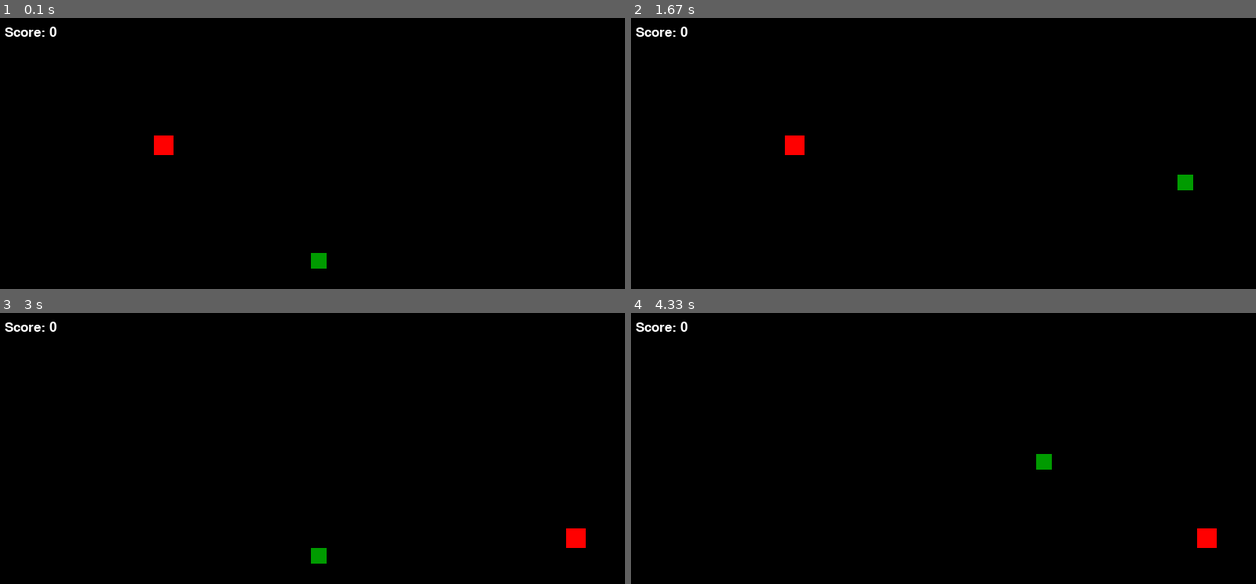
Above: before the commit, frames 1-4 (two rows, left to right).
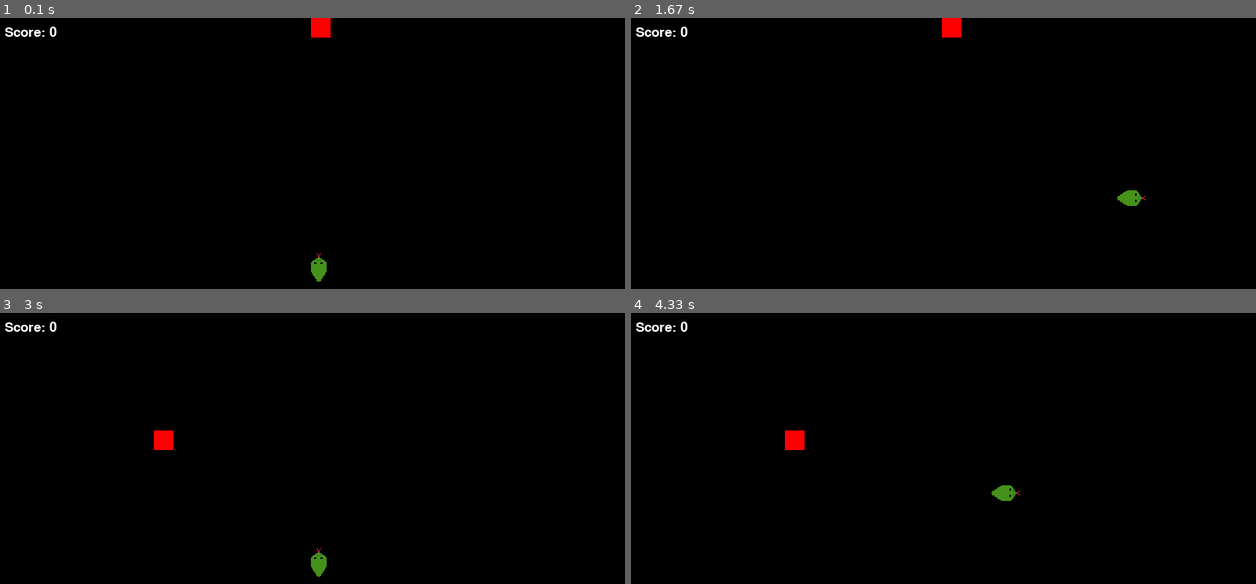
Above: after the commit, the same moments.

Repository: dinghino/pygame-snake
Game: pygame game, started from main.py
Two runs of this game, one before a commit and one after it. Both use one fixed random seed, a clock stepped at 60 frames per second and the inputs below. The source is Python 2; it was converted automatically to run under Python 3.
Inputs:
- Up to frame 1 (0.1 s): no input
- Up to frame 2 (1.67 s): hold D 0.33-0.8 s; hold W 0.83-1.13 s; hold D 1.17-1.63 s
- Up to frame 3 (3 s): hold A 1.67-2.2 s; hold S 2.23-2.53 s; hold C 2.57-2.97 s; tap  at 2.63, 2.93 s
- Up to frame 4 (4.33 s): hold A 3-3.4 s; tap  at 3.15 s; hold W 3.43-3.8 s; hold D from 3.83 s (still down)

The runs differ from the first frame. In frame 1, 0.7% of the frame differs, in the area x 24-53%, y 0-98%; in frame 2, 0.8%, in the area x 24-90%, y 0-70%; in frame 3, 0.7%; in frame 4, 0.8%.

Commit message:
sprites and refactoring
add sprites for head and tail of the snake
remove `self.speed` from Snake and use self.size instead, since the value is the same
start using `self.direction` <string> instead of checking for numeric values
rename `move` in `changeDirection` in `Snake` as it describe better what happens
add functions to handle sprite drawing and rotation based on length and position of the snake blocks
add self.initialized to Game to allow proper re-initialization when the game restarts

some other minor fixes

Diff:
--- a/main.py
+++ b/main.py
@@ -19,15 +19,18 @@
 DEF_SNAKE_SIZE = 20
 DEF_APPLE_SIZE = 25
 
+# images
+img_head = pygame.image.load('./assets/snake_head.png')
+img_tail = pygame.image.load('./assets/snake_tail.png')
+
 
 class Snake():
     def __init__(self, game, startCoords, size):
         # size in px of each block (each block will be a square)
+        # will be used to simulate the speed movement too
         self.size = size
         self.growRate = 1
         self.color = GREEN
-        # movement speed in px
-        self.speed = size
         # initial position
         self.startCoords = startCoords
         self.game = game
@@ -43,27 +46,98 @@
         # movement on the axis. will be handled externally
         self.lead_x_change = 0
         self.lead_y_change = 0
+        # direction of movement of the head
+        self.direction = None
         # True if the snake hit itself
         self.autoCollided = False
+        # images for the snake
+        self.head_sprite = img_head
+        self.tail_sprite = img_tail
         # stop the snake
-        self.move('stop')
+        self.changeDirection('stop')
+
+        # the next two calls are used to create placeholder blocks that will
+        # be placed respectively under the tail and the head of the snake
+
+        # head block
+        self.createBlock(self.leadCoords)
 
     def createBlock(self, coordinates):
         ''' Create a block of the snake with in the given coordinates
         and append it to the blocks list ready to be rendered. '''
         block = pygame.Rect(coordinates, (self.size, self.size))
-
         self.blocks.append(block)
 
         return block
+
+    def drawHead(self):
+        if self.direction == 'left':
+            self.head_sprite = self.rotateSprite(img_head, 90)
+        elif self.direction == 'right':
+            self.head_sprite = self.rotateSprite(img_head, 270)
+        elif self.direction == 'up':
+            self.head_sprite = img_head
+        elif self.direction == 'down':
+            self.head_sprite = self.rotateSprite(img_head, 180)
+
+        block = self.blocks[-1]
+        self.game.blit(self.head_sprite, block.topleft)
+
+    def drawTail(self):
+        block = self.blocks[0]
+        # determine the anchor point of the tail sprite relative to the last
+        # block of the snake body so that it's outside of the body blocks but
+        # follows them correctly (apart from rotation)
+        anchor = block.topleft
+
+        if len(self.blocks) == 1:
+            # evaluate rotation around
+            # the only block available at the beginning and rotate accordingly
+            if self.direction == 'up' or self.direction == 'stop':
+                anchor = block.bottomleft
+            elif self.direction == 'down':
+                self.tail_sprite = self.rotateSprite(img_tail, 180)
+                anchor = [block.x, block.y - self.size]
+            elif self.direction == 'left':
+                self.tail_sprite = self.rotateSprite(img_tail, 90)
+                anchor = block.topright
+            elif self.direction == 'right':
+                self.tail_sprite = self.rotateSprite(img_tail, 270)
+                anchor = [block.x - self.size, block.y]
+        else:
+            # if there are more than one block use the last two block to decide
+            # the rotation of the tail sprite. location will be defaulted inside
+            # the tail block, so collision will work
+            prev_block = self.blocks[1]
+
+            if prev_block.y > block.y:    # snake going down
+                self.tail_sprite = self.rotateSprite(img_tail, 180)
+            elif prev_block.y < block.y:  # snake going up
+                self.tail_sprite = img_tail
+            elif prev_block.x > block.x:  # going right
+                self.tail_sprite = self.rotateSprite(img_tail, 270)
+            elif prev_block.x < block.x:  # going left
+                self.tail_sprite = self.rotateSprite(img_tail, 90)
+
+        self.game.blit(self.tail_sprite, anchor)
 
     def draw(self):
         '''Before drawing remove the last block if needed'''
         self.handleLength()
 
-        # draw a rectangle for each block in the list
-        for block in self.blocks:
-            pygame.draw.rect(self.game, self.color, block)
+        # draw a rectangle for each block in the list excluding
+        # the first (the tail) and the last (the head)
+        for block in self.blocks[1:-1]:
+            pygame.draw.rect(self.game, GREEN, block)
+
+        # draw the head of the snake
+        self.drawHead()
+        # draw the tail of the snake
+        self.drawTail()
+
+    def rotateSprite(self, image, angle):
+        ''' Rotate a given pygame.image by <angle> degrees. '''
+        return pygame.transform.rotate(image, angle)
 
     def handleLength(self):
         ''' Remove the last elements of the blocks list
@@ -82,40 +156,48 @@
     def selfCollision(self):
         ''' Detect if the snake collide with itself. '''
 
-        # check if the first block collide with any other block of the snake
-        # if len(self.blocks) > 1:
-        for block in self.blocks[1:]:
-            if self.blocks[0].colliderect(block):
+        # check if the head block collide with any other block of the snake
+        for block in self.blocks[:-1]:
+            if self.blocks[-1].colliderect(block):
                 self.autoCollided = True
 
         return self.autoCollided
 
-    def move(self, direction):
-        ''' change the lead_x_change and lead_y_change values
-        with +- self.speed when requested by the game logic'''
+    def changeDirection(self, direction):
+        ''' Change the direction of movement for the snake head
+        and rotate the head sprite accordingly
+        '''
+        # if, on any case, the snake is moving on the opposite direction, don't
+        # change the direction of movement as it would cause collision and/or
+        # an easier game
         if direction == 'stop':
             self.lead_x_change = 0
             self.lead_y_change = 0
         elif direction == 'left':
-            if self.lead_x_change > 0:
+            if self.direction == 'right':
                 return
-            self.lead_x_change = -self.speed
+            self.lead_x_change = -self.size
             self.lead_y_change = 0
         elif direction == 'right':
-            if self.lead_x_change < 0:
+            if self.direction == 'left':
                 return
-            self.lead_x_change = self.speed
+            self.lead_x_change = self.size
             self.lead_y_change = 0
         elif direction == 'up':
-            if self.lead_y_change > 0:
+            if self.direction == 'down':
                 return
-            self.lead_y_change = -self.speed
+            self.lead_y_change = -self.size
             self.lead_x_change = 0
+            self.tail_sprite = img_tail
         elif direction == 'down':
-            if self.lead_y_change < 0:
+            if self.direction == 'up':
                 return
-            self.lead_y_change = self.speed
+            self.lead_y_change = self.size
             self.lead_x_change = 0
+
+        # if we didn't return sooner store the direction locally
+        # to do other things like animate the sprites etc
+        self.direction = direction
 
     def animate(self):
         ''' Generate a new set of coordinates for the snake head. '''
@@ -194,7 +276,6 @@
         self.height = height
         self.clock = pygame.time.Clock()
         self.initFps = fps
-        self.fps = fps
         self.title = title
         self.gameOver = False
         self.gameExit = False
@@ -229,6 +310,7 @@
 
         self.snake.init()
         self.apple.create()
+        self.initialized = True
 
     def textCentered(self, message, color):
         '''Print a message on the screen to interact with the player. '''
@@ -267,13 +349,13 @@
             # and stop moving in the other axis
             if e.type == pygame.KEYDOWN:
                 if e.key == 97:     # A Key left
-                    self.snake.move('left')
+                    self.snake.changeDirection('left')
                 elif e.key == 100:  # D Key right
-                    self.snake.move('right')
+                    self.snake.changeDirection('right')
                 elif e.key == 119:  # W Key up
-                    self.snake.move('up')
+                    self.snake.changeDirection('up')
                 elif e.key == 115:  # S Key down
-                    self.snake.move('down')
+                    self.snake.changeDirection('down')
                 elif e.key == 19:   # pause
                     self.pause()
                     # TODO: Make pause work instead of causing suicide.
@@ -286,11 +368,11 @@
         an apple and so on'''
 
         # screen boundaries interaction
-        snakeHead_x = self.snake.leadCoords[0]
-        snakeHead_y = self.snake.leadCoords[1]
-
-        if snakeHead_x >= self.width or snakeHead_x <= 0 or \
-           snakeHead_y >= self.height or snakeHead_y <= 0:
+        snakeHead_x = self.snake.blocks[-1].x
+        snakeHead_y = self.snake.blocks[-1].y
+
+        if snakeHead_x + self.snake.size >= self.width or snakeHead_x < 0 or \
+           snakeHead_y + self.snake.size >= self.height or snakeHead_y < 0:
             # You lost!
             self.gameOver = True
 
@@ -317,6 +399,7 @@
         self.snake.draw()
 
         # evaluate if the snake collided with its body
+        # TODO: Enable this once the tail is shown correctly
         self.snake.selfCollision()
 
         # if the snake collided with the apple, create a new apple and
@@ -351,6 +434,7 @@
 
                 elif e.key == pygame.K_c:
                     self.gameOver = False
+                    self.initialized = False
                     self.run()
 
     def quit(self):
@@ -359,7 +443,8 @@
         quit()
 
     def run(self):
-        self.init()
+        if not self.initialized:
+            self.init()
 
         while not self.gameExit:
             while self.gameOver:
@@ -371,7 +456,7 @@
         self.quit()
 
     def pause(self):
-        self.snake.move('stop')
-
-game = Game()
+        self.snake.changeDirection('stop')
+
+game = Game(fps=12)
 game.run()
Binary file changed: assets/snake_head.png
Binary file added: assets/snake_tail.png
